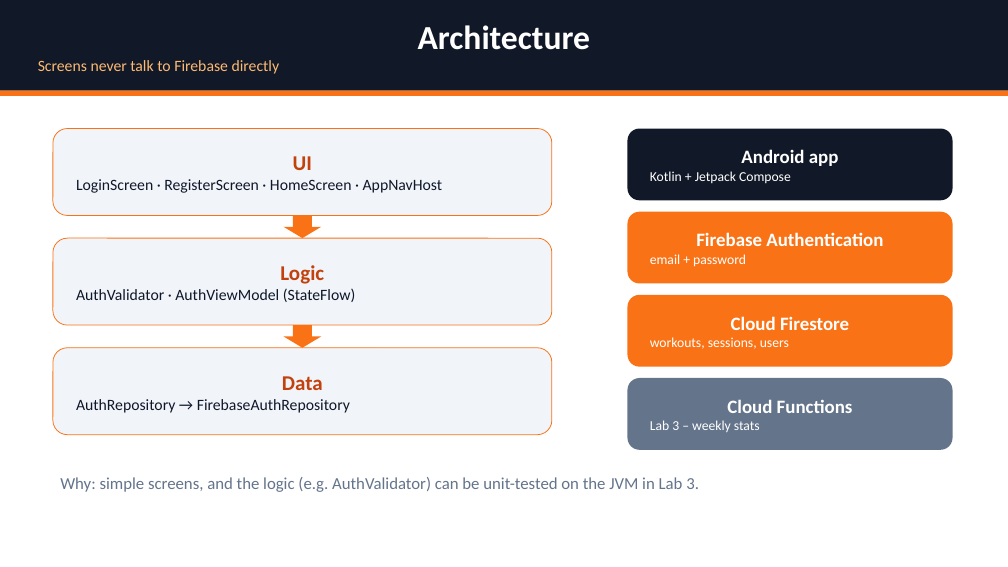
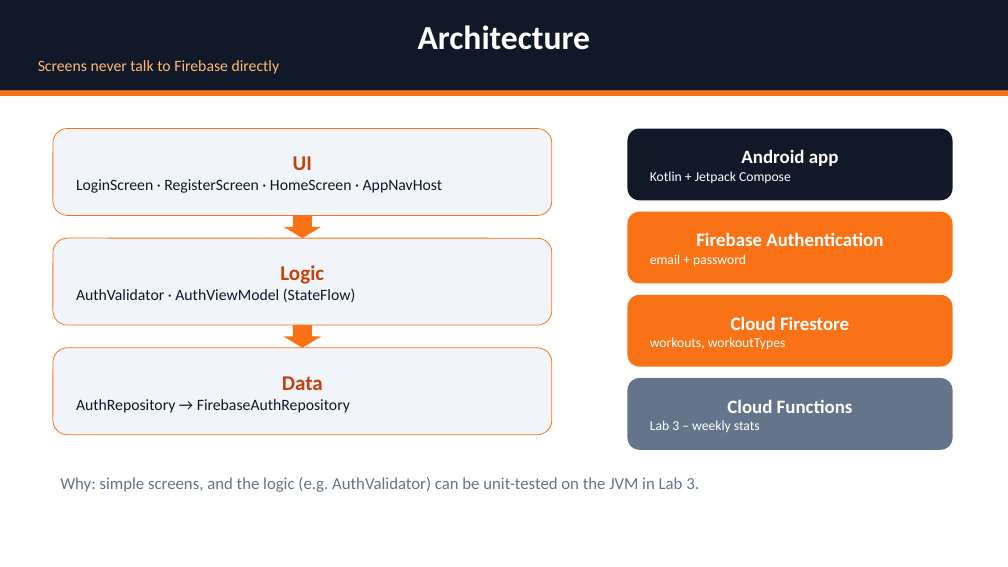
Before and after one commit to Ozodiy/gymbuddy-app, a slide deck: slide 7 of docs/presentation/GymBuddy_Lab1_Presentation.pptx. Drawn at 1008x567 pixels with LibreOffice and Linux fonts; fonts in the diff are those of the drawing. Boxes give left, top, right and bottom in pixels: in the first picture for what was removed or moved away, otherwise in the second. Text is boxed around its words. In the diff, an @@ line names an element or a change of style, - is before the commit and + after.

```diff
--- a/docs/presentation/GymBuddy_Lab1_Presentation.pptx
+++ b/docs/presentation/GymBuddy_Lab1_Presentation.pptx
@@ text in rounded rectangle at <box>650,337,786,350</box>: text changed @@
-workouts, sessions, users
+workouts, workoutTypes
```
Also in this commit, not shown: 3 other slides changed, 9 other files.
